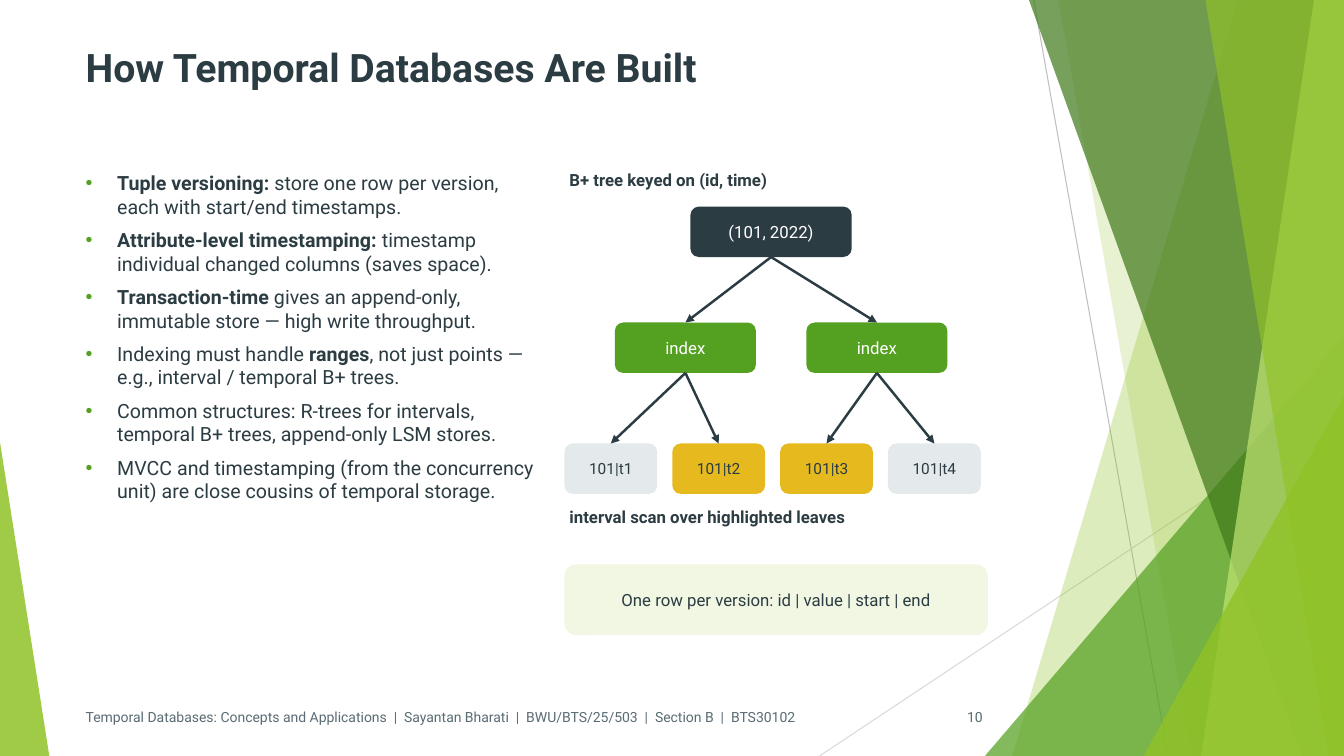
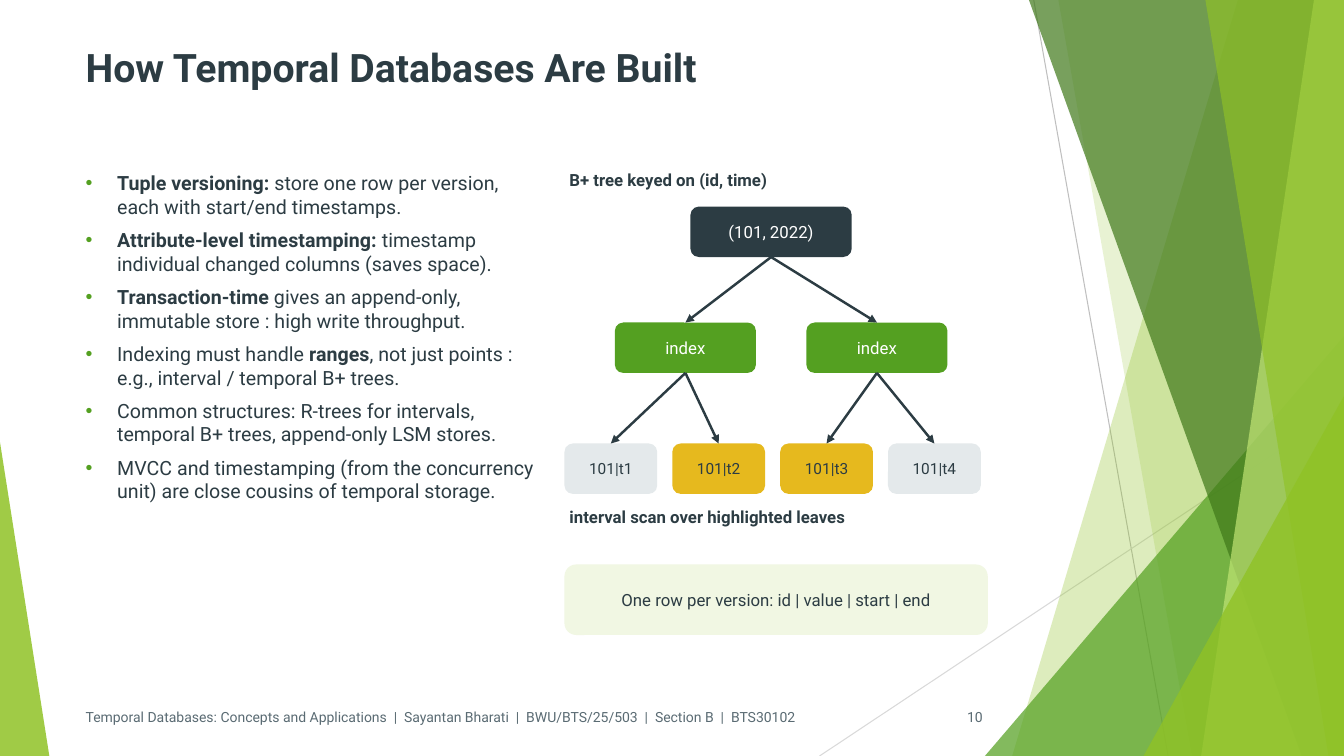
Before and after one commit to Sayantan-B-dev/SM_BtechSyllabusBWU, a slide deck: slide 10 of 3rdSem/Assignments/pptx/dbms/PPT_BTS30102_DBMS_Sayantan_Bharati.pptx. Drawn at 1344x756 pixels with LibreOffice and Linux fonts; fonts in the diff are those of the drawing. Boxes give left, top, right and bottom in pixels: in the first picture for what was removed or moved away, otherwise in the second. Text is boxed around its words. In the diff, an @@ line names an element or a change of style, - is before the commit and + after.

```diff
--- a/3rdSem/Assignments/pptx/dbms/PPT_BTS30102_DBMS_Sayantan_Bharati.pptx
+++ b/3rdSem/Assignments/pptx/dbms/PPT_BTS30102_DBMS_Sayantan_Bharati.pptx
@@ text at (x1=117, y1=289, x2=503, y2=389): text changed @@
-• Transaction-time gives an append-only, immutable store — high write throughput.
-• Indexing must handle ranges, not just points — e.g., interval / temporal B+ trees.
+• Transaction-time gives an append-only, immutable store : high write throughput.
+• Indexing must handle ranges, not just points : e.g., interval / temporal B+ trees.
```
Also in this commit, not shown: 9 other slides changed, 1 other file.
